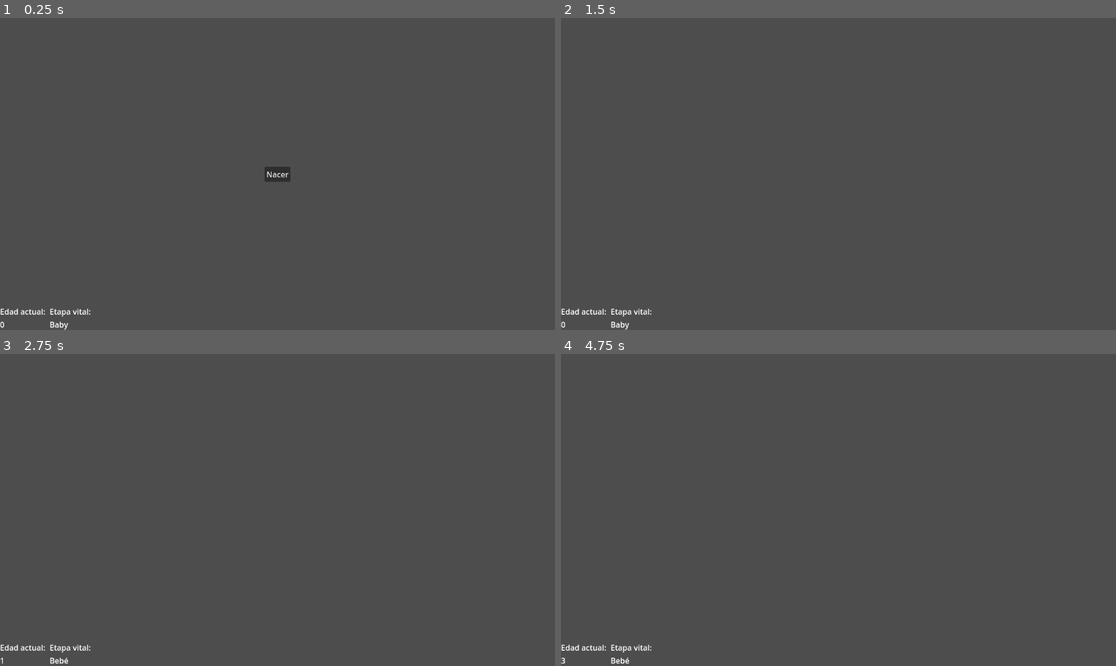
Above: before the commit, frames 1-4 (two rows, left to right).
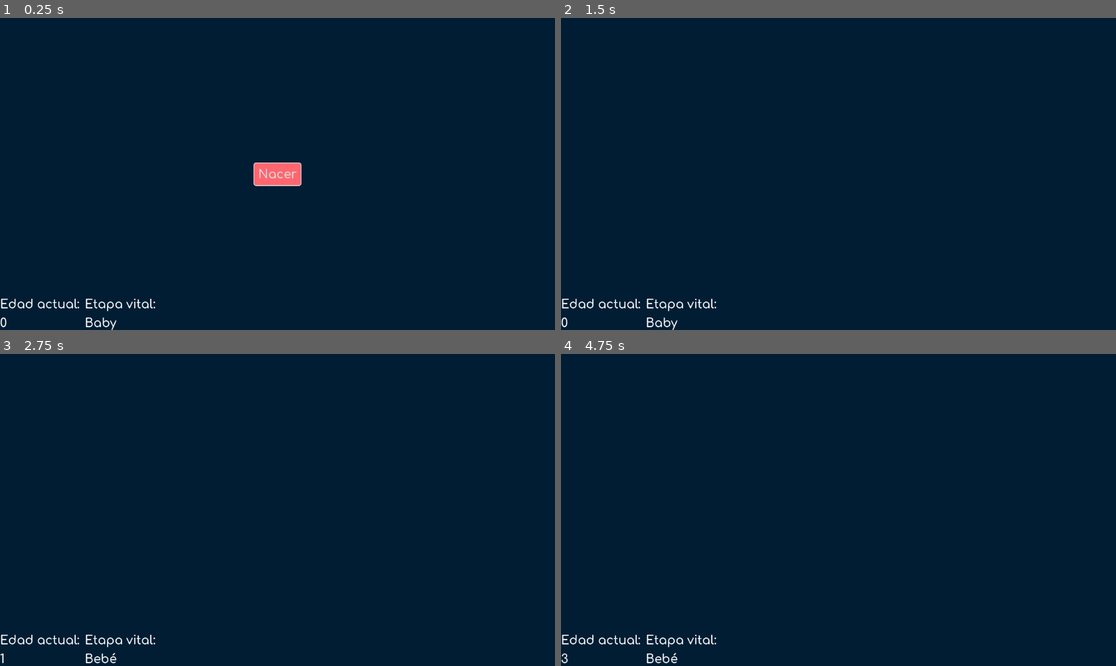
Above: after the commit, the same moments.

Repository: rothiotome/nico-tuvo-una-buena-vida
Game: Godot game, scene res://scenes/world.tscn
The game is run twice, just before and just after one commit, with the same random seed, the same clock (stepped at 60 frames per second) and the same inputs.
Inputs (mouse positions are in pixels of both pictures, inside the frame that each line leads up to):
- Up to frame 1 (0.25 s): no input
- Up to frame 2 (1.5 s): click "Nacer" at 0.5 s; tap Enter at 1.25 s; move the mouse to (960, 158) at 1.27 s; click (960, 158) at 1.42 s
- Up to frame 3 (2.75 s): click "M... ma-má" at 2 s
- Up to frame 4 (4.75 s): drag from (727, 525) to (810, 572) at 2.77 s; tap Space at 3.5 s; move the mouse to (894, 441) at 3.52 s; click (894, 441) at 3.67 s; tap Enter at 4.25 s; drag from (810, 572) to (672, 463) at 4.27 s

The runs differ from the first frame. In frame 1, 100% of the frame differs, in the area x 0-100%, y 0-100%; in frame 2, 100%; in frame 3, 100%; in frame 4, 100%.

Commit message:
add comfortaa font and progress bar to windows

Diff:
--- a/data/life_events.json
+++ b/data/life_events.json
@@ -45,7 +45,7 @@
     {
         "text": "Es San Valentín, ¿con quién pasas el día?",
         "stages": [
-            "Niña",
+            "Niño",
             "Adolescente",
             "Joven Adulto"
         ],
--- a/nodes/panel.tscn
+++ b/nodes/panel.tscn
@@ -1,6 +1,7 @@
-[gd_scene load_steps=7 format=3 uid="uid://cdpxj2mwr38iq"]
+[gd_scene load_steps=8 format=3 uid="uid://cdpxj2mwr38iq"]
 
 [ext_resource type="Theme" uid="uid://d1b4h4itqfdyx" path="res://themes/main.tres" id="1_s2juf"]
+[ext_resource type="StyleBox" uid="uid://w6fmmbjv8ish" path="res://themes/panel_bg.tres" id="2_77qdg"]
 [ext_resource type="Script" path="res://scripts/event-popup.gd" id="2_ma3jy"]
 [ext_resource type="PackedScene" uid="uid://doxyu1xivtj0m" path="res://nodes/progress_bar.tscn" id="3_6v0ta"]
 [ext_resource type="PackedScene" uid="uid://c5fe7nbccne0l" path="res://nodes/message.tscn" id="4_6t0xl"]
@@ -13,6 +14,7 @@
 offset_right = 714.0
 offset_bottom = 448.0
 theme = ExtResource("1_s2juf")
+theme_override_styles/panel = ExtResource("2_77qdg")
 script = ExtResource("2_ma3jy")
 progress_bar_node = ExtResource("3_6v0ta")
 message_node = ExtResource("4_6t0xl")
--- a/nodes/progress_bar.tscn
+++ b/nodes/progress_bar.tscn
@@ -3,5 +3,7 @@
 [ext_resource type="Script" path="res://scripts/progress_bar.gd" id="1_ldmu5"]
 
 [node name="ProgressBar" type="ProgressBar"]
+value = 100.0
+fill_mode = 1
 show_percentage = false
 script = ExtResource("1_ldmu5")
--- a/project.godot
+++ b/project.godot
@@ -13,6 +13,7 @@
 config/name="The Shortness of Life"
 run/main_scene="res://scenes/world.tscn"
 config/features=PackedStringArray("4.1", "Forward Plus")
+boot_splash/bg_color=Color(0.141176, 0.141176, 0.141176, 0)
 config/icon="res://icon.svg"
 
 [autoload]
@@ -26,3 +27,7 @@
 gdscript/warnings/unsafe_cast=1
 gdscript/warnings/unsafe_call_argument=1
 gdscript/warnings/return_value_discarded=1
+
+[rendering]
+
+environment/defaults/default_clear_color=Color(0.000339935, 0.114925, 0.201185, 1)
--- a/scripts/event-popup.gd
+++ b/scripts/event-popup.gd
@@ -12,7 +12,7 @@
 var event: Dictionary
 
 var dragging: bool
-var offset
+var offset: Vector2
 
 func initialize(new_event: Dictionary):
 	event = new_event
@@ -34,6 +34,10 @@
 					option.set_meta(n, o["effects"][n])
 				option.pressed.connect(Timmy.on_response.bind(option))
 				option.pressed.connect(queue_free)
+	if event["duration"] > 0:
+		var progress_bar = progress_bar_node.instantiate() as ProgressBar
+		window.add_child(progress_bar)
+		progress_bar.initialize(event["duration"]).connect(on_timeout)
 
 func _gui_input(event):
 	if event is InputEventMouseButton:
@@ -41,9 +45,13 @@
 			if event.pressed:
 				if get_viewport_rect().has_point(event.global_position):
 					grab_focus()
+					top_level = true
 					offset = event.global_position - position
 					dragging = true
+					move_to_front()
 			else:
+				move_to_front()
+				top_level = false
 				release_focus()
 				dragging = false
 
@@ -53,3 +61,6 @@
 			new_position.x = clamp(new_position.x, 0, get_viewport_rect().size.x - size.x)
 			new_position.y = clamp(new_position.y, 0, get_viewport_rect().size.y - size.y)
 			position = new_position
+
+func on_timeout():
+	queue_free()
--- a/scripts/progress_bar.gd
+++ b/scripts/progress_bar.gd
@@ -1,11 +1,12 @@
-extends Node
+extends ProgressBar
 
+var timer: SceneTreeTimer
+var start_time: int
 
-# Called when the node enters the scene tree for the first time.
-func _ready():
-	pass # Replace with function body.
+func initialize(temp: int) -> Signal:
+	start_time = temp
+	timer = get_tree().create_timer(temp)
+	return timer.timeout
 
-
-# Called every frame. 'delta' is the elapsed time since the previous frame.
-func _process(delta):
-	pass
+func _process(_delta):
+	value = (timer.time_left / start_time) * 100
--- /dev/null
+++ b/themes/base_button.tres
@@ -0,0 +1,16 @@
+[gd_resource type="StyleBoxFlat" format=3 uid="uid://4sxoj8ixp0c6"]
+
+[resource]
+content_margin_left = 10.0
+content_margin_top = 10.0
+content_margin_right = 10.0
+content_margin_bottom = 10.0
+bg_color = Color(1, 0.4, 0.435294, 1)
+border_width_left = 2
+border_width_top = 2
+border_width_right = 2
+border_width_bottom = 2
+corner_radius_top_left = 5
+corner_radius_top_right = 5
+corner_radius_bottom_right = 5
+corner_radius_bottom_left = 5
--- a/themes/main.tres
+++ b/themes/main.tres
@@ -1,3 +1,19 @@
-[gd_resource type="Theme" format=3 uid="uid://d1b4h4itqfdyx"]
+[gd_resource type="Theme" load_steps=4 format=3 uid="uid://d1b4h4itqfdyx"]
+
+[ext_resource type="StyleBox" uid="uid://w6fmmbjv8ish" path="res://themes/panel_bg.tres" id="1_3jr5b"]
+[ext_resource type="StyleBox" uid="uid://4sxoj8ixp0c6" path="res://themes/base_button.tres" id="1_80dcc"]
+[ext_resource type="FontFile" uid="uid://b2rdrpuqtpgc7" path="res://fonts/Comfortaa/static/Comfortaa-SemiBold.ttf" id="3_u2y2v"]
 
 [resource]
+default_font = ExtResource("3_u2y2v")
+default_font_size = 25
+Button/styles/hover = ExtResource("1_80dcc")
+Button/styles/normal = ExtResource("1_80dcc")
+Button/styles/pressed = ExtResource("1_80dcc")
+MarginContainer/constants/margin_bottom = 10
+MarginContainer/constants/margin_left = 10
+MarginContainer/constants/margin_right = 10
+MarginContainer/constants/margin_top = 10
+Panel/styles/panel = ExtResource("1_3jr5b")
+RichTextLabel/colors/default_color = Color(0.917647, 0.901961, 0.827451, 1)
+VBoxContainer/constants/separation = 10
--- /dev/null
+++ b/themes/panel_bg.tres
@@ -0,0 +1,14 @@
+[gd_resource type="StyleBoxFlat" format=3 uid="uid://w6fmmbjv8ish"]
+
+[resource]
+bg_color = Color(0.00784314, 0.494118, 0.772549, 0.603922)
+border_width_left = 1
+border_width_top = 1
+border_width_right = 1
+border_width_bottom = 1
+corner_radius_top_left = 10
+corner_radius_top_right = 10
+corner_radius_bottom_right = 10
+corner_radius_bottom_left = 10
+shadow_size = 5
+shadow_offset = Vector2(2, 2)
Binary file added: fonts/Comfortaa/Comfortaa-VariableFont_wght.ttf
Not shown, added: fonts/Comfortaa/Comfortaa-VariableFont_wght.ttf.import
Not shown, added: fonts/Comfortaa/OFL.txt
Not shown, added: fonts/Comfortaa/README.txt
Binary file added: fonts/Comfortaa/static/Comfortaa-Bold.ttf
Not shown, added: fonts/Comfortaa/static/Comfortaa-Bold.ttf.import
Binary file added: fonts/Comfortaa/static/Comfortaa-Light.ttf
Not shown, added: fonts/Comfortaa/static/Comfortaa-Light.ttf.import
Binary file added: fonts/Comfortaa/static/Comfortaa-Medium.ttf
Not shown, added: fonts/Comfortaa/static/Comfortaa-Medium.ttf.import
Binary file added: fonts/Comfortaa/static/Comfortaa-Regular.ttf
Not shown, added: fonts/Comfortaa/static/Comfortaa-Regular.ttf.import
(and 2 more such lines)
